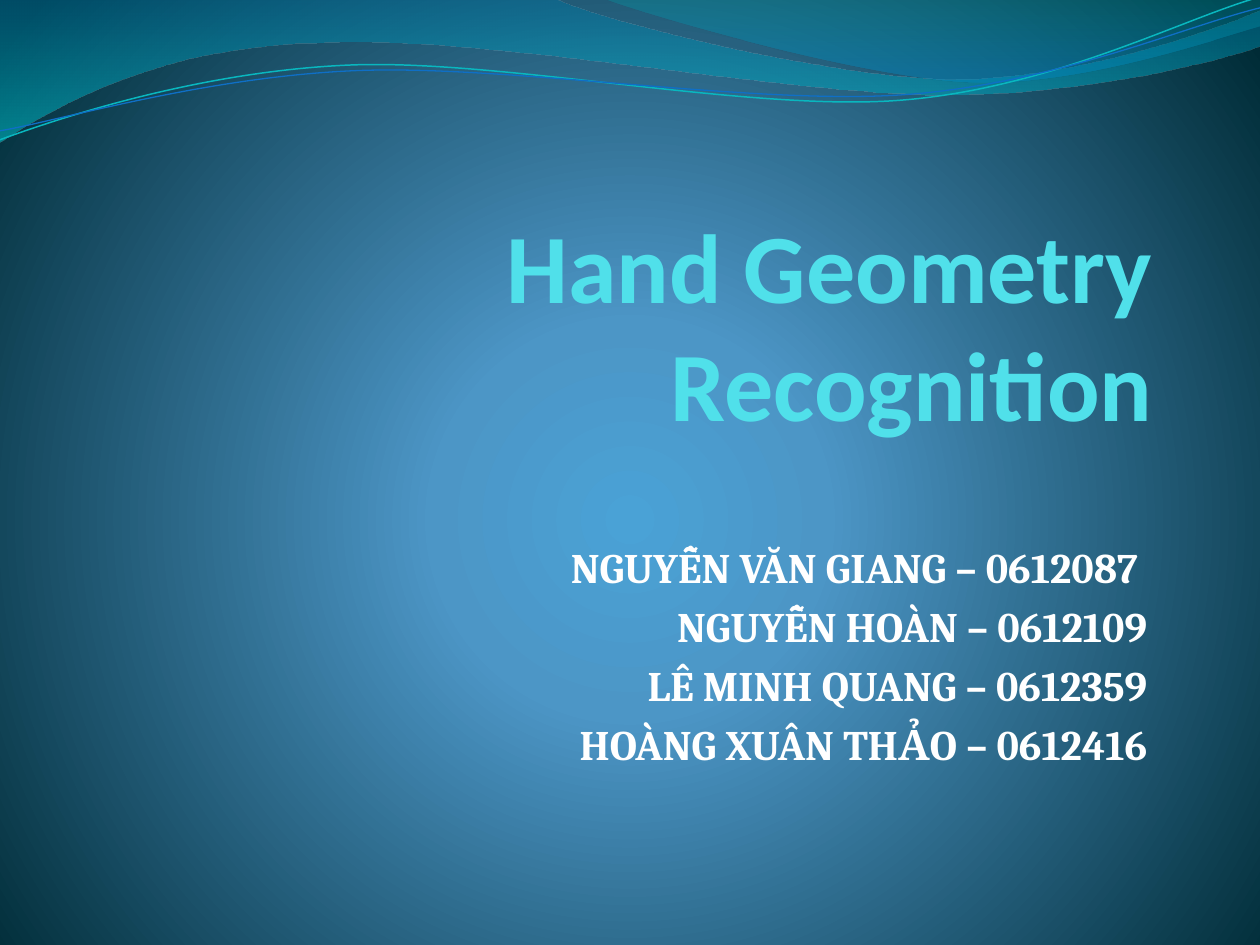
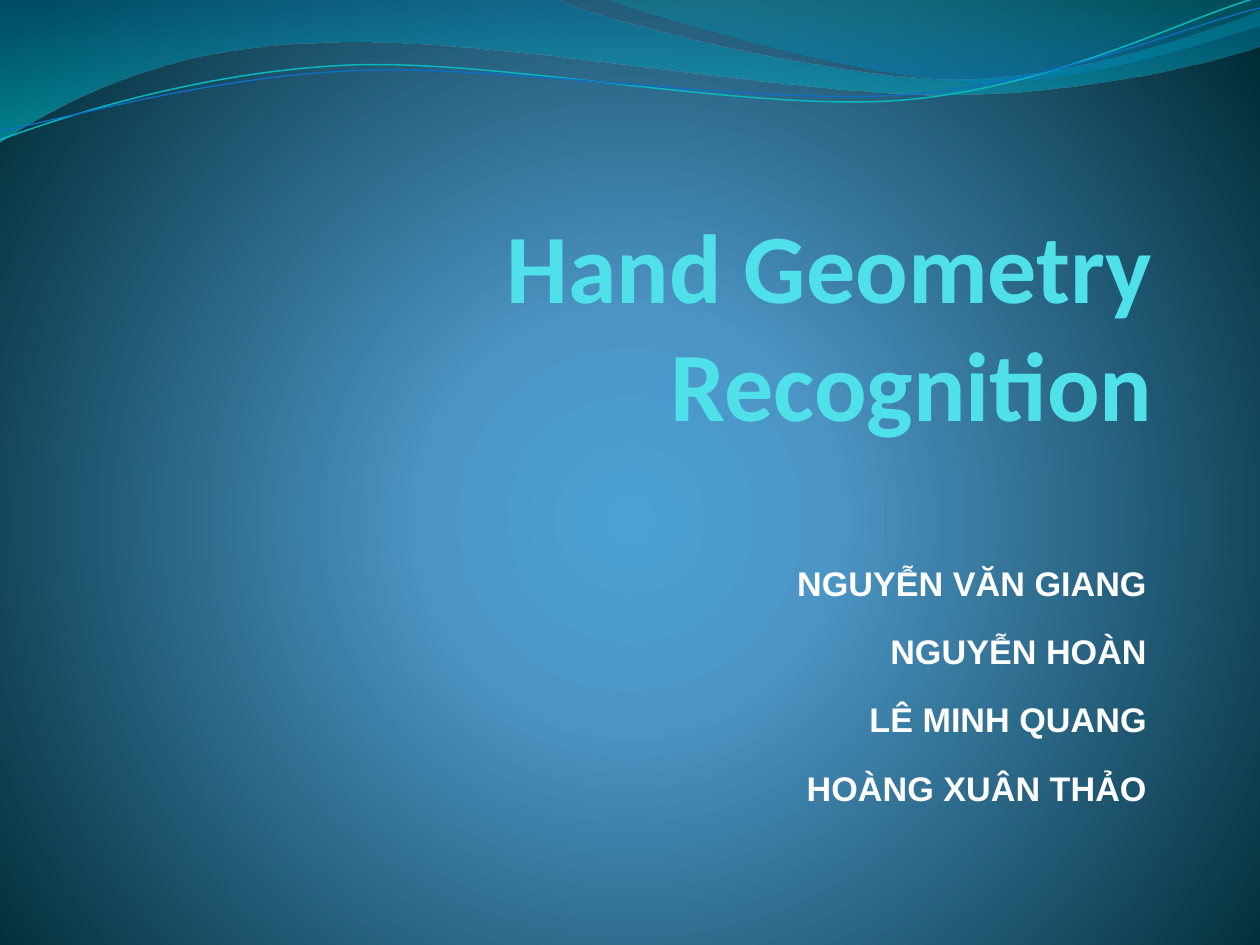
Before and after one commit to trianindiaputra/handgeometry, a slide deck: slide 1 of Documentation/presentation.pptx. Drawn at 1260x945 pixels with LibreOffice and Linux fonts; fonts in the diff are those of the drawing. Boxes give left, top, right and bottom in pixels: in the first picture for what was removed or moved away, otherwise in the second. Text is boxed around its words. In the diff, an @@ line names an element or a change of style, - is before the commit and + after.

```diff
--- a/Documentation/presentation.pptx
+++ b/Documentation/presentation.pptx
@@ subtitle at [797,568,1147,802]: text changed; size 24.1 to 19.5 pt; font Cambria to Arial @@
-NGUYỄN VĂN GIANG – 0612087
-NGUYỄN HOÀN – 0612109
-LÊ MINH QUANG – 0612359
-HOÀNG XUÂN THẢO – 0612416
+NGUYỄN VĂN GIANG
+NGUYỄN HOÀN
+LÊ MINH QUANG
+HOÀNG XUÂN THẢO
```
Also in this commit, not shown: 6 other slides changed, 1 slide removed.
